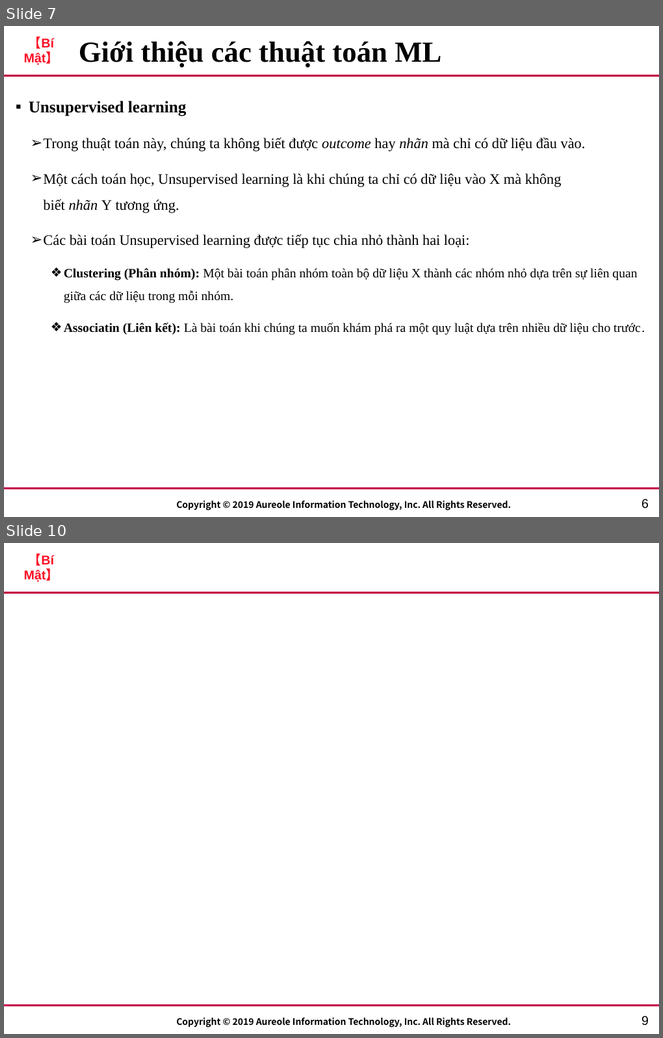
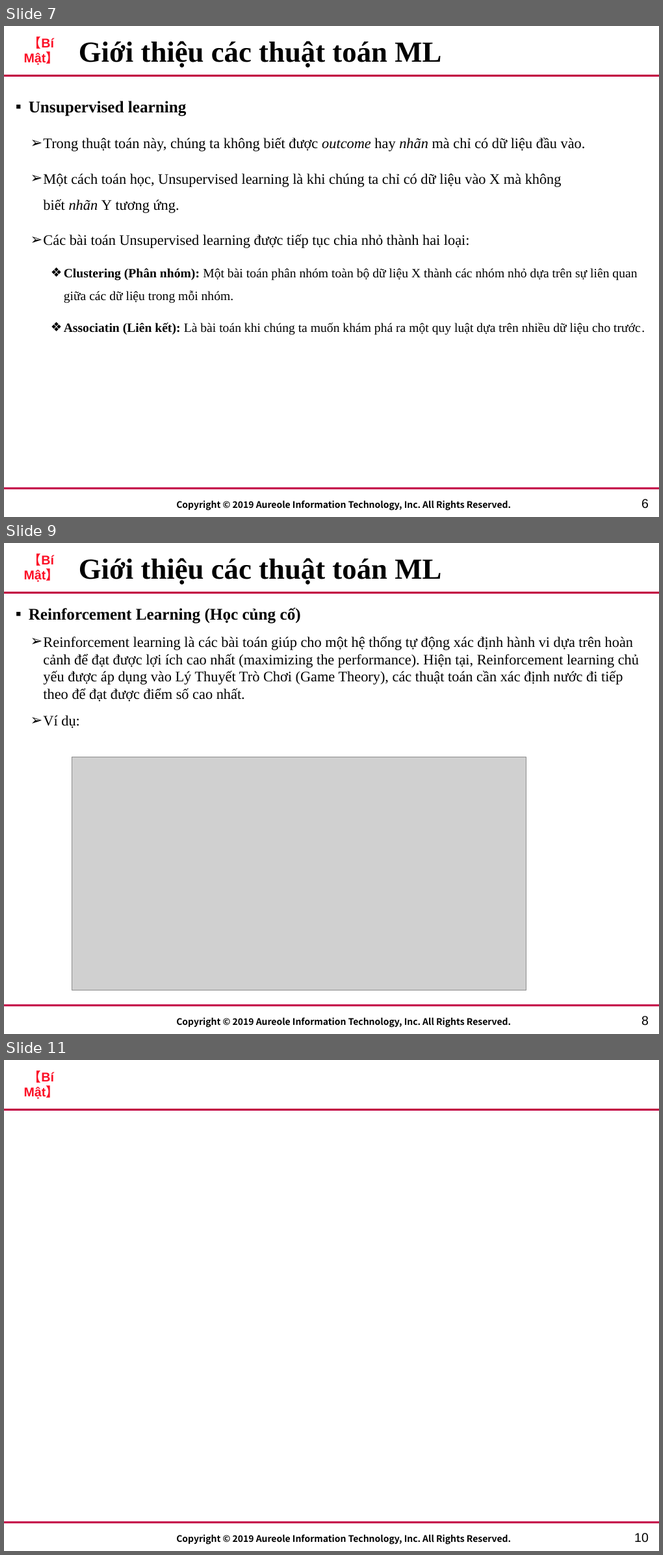
Before and after one commit to lucas2298/chat, a slide deck: AIT_Template.pptx. Shown one above the other, each under a label of ours: slides 7 and 10 before the commit, slides 7, 9 and 11 after it; the slides between them are not shown. The pictures are 663x1038 and 663x1555 pixels, drawn with LibreOffice and Linux fonts; fonts in the diff are those of the drawing; grey boxes stand for pictures; background and template pictures are left out. Boxes give left, top, right and bottom in pixels: in the first picture for what was removed or moved away, otherwise in the second. Text is boxed around its words. In the diff, an @@ line names an element or a change of style, - is before the commit and + after.

```diff
--- a/AIT_Template.pptx
+++ b/AIT_Template.pptx
@@ slide 9 added at bbox=[4, 543, 659, 1034], background #FFFFFF; not listed: 4 template elements that a slide beside it also shows @@
@@ title added at bbox=[79, 558, 441, 585], 32 pt, text #000000, bold @@
+Giới thiệu các thuật toán ML
@@ text added at bbox=[29, 607, 639, 728], 16 pt, text #000000 @@
+▪ Reinforcement Learning (Học củng cố)
+  ➢ Reinforcement learning là các bài toán giúp cho một hệ thống tự động xác định hành vi dựa trên hoàn cảnh để đạt được lợi ích cao nhất (maximizing the performance). Hiện tại, Reinforcement learning chủ yếu được áp dụng vào Lý Thuyết Trò Chơi (Game Theory), các thuật toán cần xác định nước đi tiếp theo để đạt được điểm số cao nhất.
+  ➢ Ví dụ:
@@ picture added at bbox=[72, 757, 526, 990] @@
@@ page number added at bbox=[642, 1016, 649, 1026], 14 pt, text #000000 @@
+8
@@ what was slide 10 is now slide 11 @@
@@ page number at bbox=[634, 1533, 649, 1543]: text changed @@
-9
+10
```
Also in this commit, not shown: 1 slide changed, 1 other slide added, 1 slide removed.
